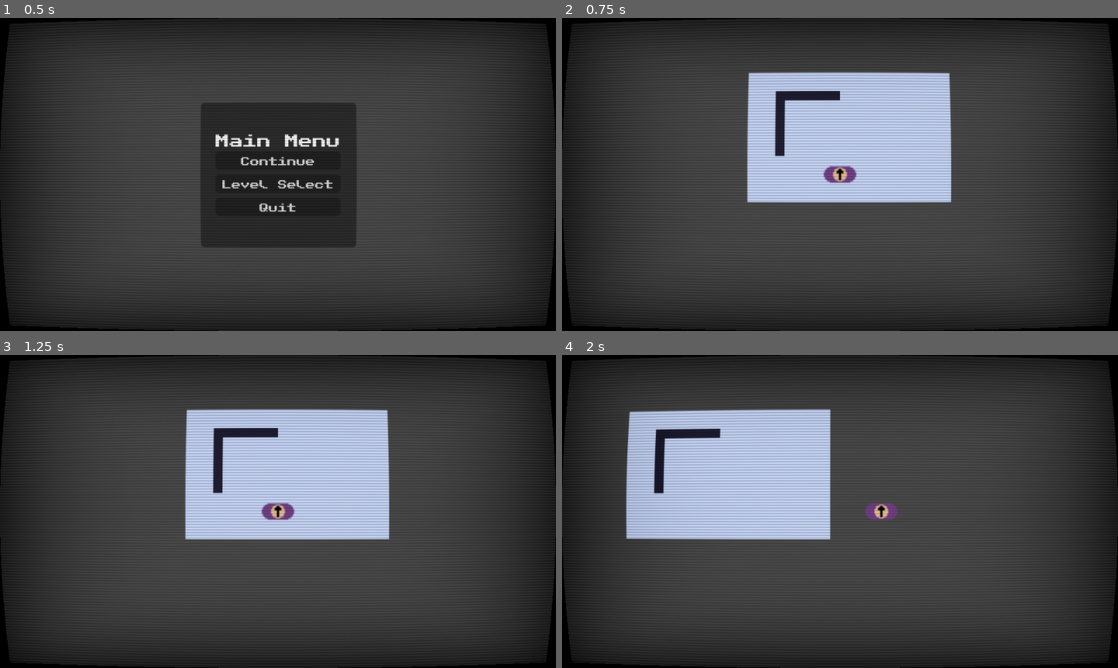
Above: before the commit, frames 1-4 (two rows, left to right).
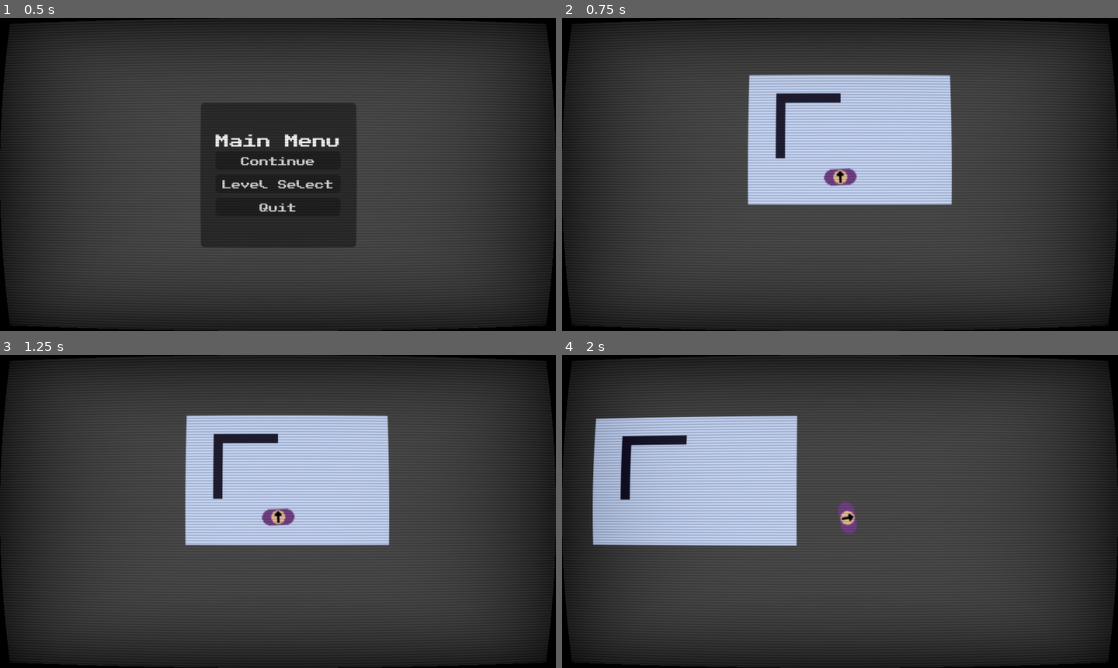
Above: after the commit, the same moments.

Repository: callumrann/gmtk-jam
Game: Godot game, scene res://scenes/main.tscn
Two runs of this game, one before a commit and one after it. Both use one fixed random seed, a clock stepped at 60 frames per second and the inputs below.
Inputs (mouse positions are in pixels of both pictures, inside the frame that each line leads up to):
- Up to frame 1 (0.5 s): no input
- Up to frame 2 (0.75 s): click "Continue" at 0.5 s
- Up to frame 3 (1.25 s): no input
- Up to frame 4 (2 s): move the mouse to (962, 495) at 1.27 s; hold D (move_right) from 1.28 s (still down)

Frame 1 is identical in both runs. In frame 2, 1.4% of the frame differs, in the area x 33-71%, y 17-60%; in frame 3, 2.3%; in frame 4, 7.9%, in the area x 5-61%, y 17-62%.

Commit message:
feat: make player face mouse, and camera move between player and mouse

Diff:
--- a/scenes/things/player.tscn
+++ b/scenes/things/player.tscn
@@ -26,16 +26,15 @@
 script = ExtResource("1_ebmdi")
 
 [node name="WallCollider" type="CollisionShape2D" parent="." unique_id=1265118677]
-rotation = 1.5707964
 shape = SubResource("CapsuleShape2D_vld7y")
 
 [node name="AnimatedSprite2D" type="AnimatedSprite2D" parent="." unique_id=396237782]
+rotation = 1.5707964
 sprite_frames = SubResource("SpriteFrames_3hlh7")
 
 [node name="Hurtbox" type="Area2D" parent="." unique_id=706970332]
 
 [node name="CollisionShape2D" type="CollisionShape2D" parent="Hurtbox" unique_id=2098933394]
-rotation = 1.5707964
 shape = SubResource("CapsuleShape2D_ebmdi")
 debug_color = Color(0.2502731, 0.6246552, 0.34603867, 0.41960785)
 
--- a/scripts/things/player.gd
+++ b/scripts/things/player.gd
@@ -1,6 +1,14 @@
 extends CharacterBody2D
 
+@onready var camera: Camera2D = $"Camera2D"
+const k_camera_percent_to_mouse: float = 0.3
+
 const SPEED: float = 200
+
+func _process(delta: float) -> void:
+	var mouse_position = get_global_mouse_position()
+	camera.global_position = lerp(position, mouse_position, k_camera_percent_to_mouse)
+	rotation = (mouse_position - position).angle()
 
 func _physics_process(delta: float) -> void:
 	var movement_vector: Vector2 = Input.get_vector("move_left", "move_right", "move_up", "move_down")
